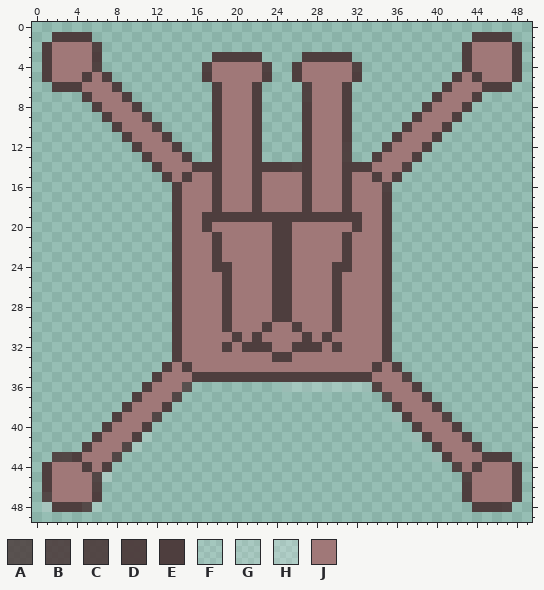
Pixel-art sprite -- TowerDefenseGUI/Resources/flak tower.png. The picture above is the old version.
The file is 50x50 pixels. Pixels under 10% opacity are left out. Colours within 5 levels of each other are drawn and written as one.
Palette (. is transparent): A #4e3e3ed8  B #4e3e3ee6  C #4e3e3eee  D #4e3e3ef8  E #4e3e3e  F #ffffff22  G #ffffff2d  H #ffffff40  J #a07878
Pixels before (only the part around the change), first column x 0:
 0 ..................................................
 1 ..EEEE......................................EEEE..
 2 .EJJJJD....................................EJJJJE.
 3 .EJJJJE...........EEEEE....EEEEE...........EJJJJE.
 4 .EJJJJD..........DJJJJJD..EJJJJJD..........EJJJJE.
 5 .EJJJEJE.........EJJJJJE..EJJJJJE.........EJEJJJE.
 6 ..EEEJJJE.........EJJJE....DJJJE.........EJJJEEE..
 7 .....EJJJE........EJJJE....DJJJE........EJJJE.....
 8 ......EJJJE.......EJJJE....EJJJE.......EJJJE......
 9 .......EJJJD......EJJJE....EJJJE......EJJJE.......
10 ........EJJJD.....EJJJE....EJJJE.....EJJJE........
11 .........EJJJE....EJJJE....EJJJE....EJJJE.........
12 ..........EJJJE...EJJJE....EJJJD...EJJJE..........
13 ...........EJJJE..EJJJE....EJJJD..EJJJE...........
14 ............EJJJEEEJJJEEEEDEJJJEEEJJJD............
15 .............EJEJJEJJJEJJJJEJJJEJJEJE.............
16 ..............EJJJEJJJEJJJJEJJJEJJJD..............
17 ..............EJJJEJJJEJJJJEJJJEJJJE..............
18 ..............EJJJEJJJEJJJJEJJJEJJJE..............
19 ..............EJJEEEEEEEEEEEEEEEEJJE..............
20 ..............EJJEJJJJJJEEJJJJJJEJJE..............
21 ..............EJJJEJJJJJEEJJJJJEJJJE..............
22 ..............EJJJEJJJJJEEJJJJJEJJJE..............
23 ..............EJJJEJJJJJEEJJJJJEJJJE..............
24 ..............EJJJEEJJJJEEJJJJEEJJJE..............
25 ..............EJJJJEJJJJEEJJJJEJJJJE..............
26 ..............EJJJJEJJJJEEJJJJEJJJJE..............
27 ..............EJJJJEJJJJEEJJJJEJJJJE..............
28 ..............EJJJJEJJJJEEJJJJEJJJJE..............
29 ..............EJJJJEJJJJEEJJJJEJJJJE..............
30 ..............EJJJJEJJJEJJEJJJEJJJJE..............
31 ..............EJJJJJEJEJJJJEJEJJJJJE..............
32 ..............EJJJJEJEEEJJEEEJEJJJJE..............
33 ..............EJJJJJJJJJEEJJJJJJJJJE..............
34 .............EJEJJJJJJJJJJJJJJJJJJEJE.............
35 ............EJJJEEEEEEEEEEEEEEEEEEJJJD............
36 ...........EJJJA.........FFFFFFFFFDJJJE...........
37 ..........EJJJC....................CJJJE..........
38 .........EJJJE......................EJJJE.........
39 ........EJJJC.......................FEJJJD........
40 .......EJJJE..........................EJJJE.......
41 ......EJJJEF..........................FEJJJE......
42 .....EJJJCF.............................EJJJE.....
43 ..CCEJJJC...............................FEJJJEEE..
44 .EJJJEJE..................................DJEJJJE.
45 .EJJJJCG...................................DJJJJE.
46 .EJJJJD....................................EJJJJE.
47 .CJJJJE....................................EJJJJE.
48 .HEEEBF.....................................EEED..
49 ..................................................
After the commit:
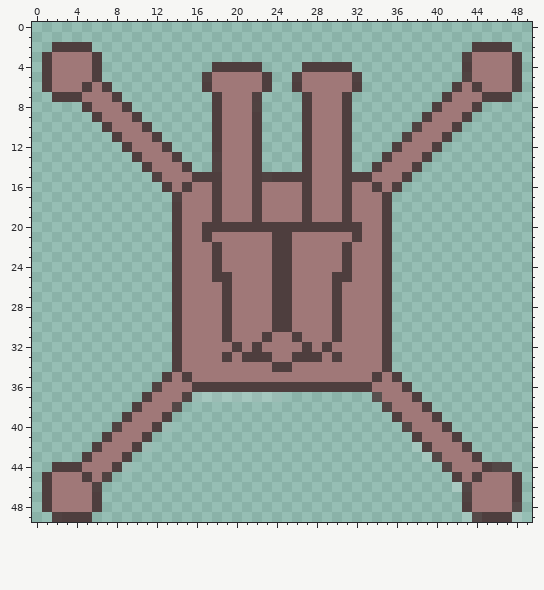
The commit says: Added flashes for some towers
The edit:
y 1: x 2..5 EEEE -> ....; x 44..47 EEEE -> ....
y 2: x 1..6 EJJJJD -> .EEEE.; x 43..48 EJJJJE -> .EEEE.
y 3: x 18..22 EEEEE -> .....; x 27..31 EEEEE -> .....; x 43 E -> D
y 4: x 6 D -> E; x 17..23 DJJJJJD -> .EEEEE.; x 26..32 EJJJJJD -> .EEEEE.
y 5: x 5..7 EJE -> JE.; x 17 E -> D; x 26 E -> D; x 32 E -> D; x 42..44 EJE -> .DJ
y 6: x 1..5 .EEEJ -> EJJJE; x 7..8 JE -> E.; x 17..18 .E -> EJ; x 22..23 E. -> JE; x 26..27 .D -> EJ; x 31..32 E. -> JE; x 41..42 EJ -> .E; x 44..48 JEEE. -> EJJJE
y 7: x 2..5 ...E -> EEEJ; x 8..9 JE -> E.; x 22 E -> D; x 27 D -> E; x 40..41 EJ -> .E; x 44..47 E... -> JEEE
y 8: x 5..6 .E -> EJ; x 9..10 JE -> E.; x 22 E -> D; x 39..40 EJ -> .E; x 43..44 E. -> JE
y 9: x 6..7 .E -> EJ; x 10..11 JD -> E.; x 38..39 EJ -> .E; x 42..43 E. -> JE
y 10: x 7..8 .E -> EJ; x 11..12 JD -> E.; x 37..38 EJ -> .D; x 41..42 E. -> JE
y 11: x 8..9 .E -> EJ; x 12..13 JE -> E.; x 36..37 EJ -> .D; x 40..41 E. -> JE
y 12: x 9..10 .E -> EJ; x 13..14 JE -> E.; x 31 D -> E; x 35..36 EJ -> .E; x 39..40 E. -> JE
y 13: x 10..11 .E -> EJ; x 14..15 JE -> E.; x 18 E -> D; x 31 D -> E; x 34..35 EJ -> .E; x 38..39 E. -> JE
y 14: x 11..12 .E -> EJ; x 15..18 JEEE -> E..D; x 23..26 EEED -> ....; x 32..34 EEJ -> ..E; x 37..38 D. -> JE
y 15: x 12..13 .E -> DJ; x 15..17 EJJ -> JEE; x 23..26 JJJJ -> DEEE; x 32..34 JJE -> EEJ; x 36..37 E. -> JE
y 16: x 13..15 .EJ -> EJE; x 34..36 JD. -> EJE
y 17: x 14 E -> D
y 19: x 17 E -> J; x 19..21 EEE -> JJJ; x 23..26 EEEE -> JJJJ; x 28..30 EEE -> JJJ; x 32 E -> J
y 20: x 18..23 JJJJJJ -> EEEEEE; x 26..31 JJJJJJ -> EEEEEE
y 21: x 17..18 JE -> EJ; x 31..32 EJ -> JE
y 24: x 19 E -> J; x 30 E -> J
y 25: x 18 J -> E; x 31 J -> E
y 30: x 23..26 EJJE -> JEEJ
y 31: x 19..20 JE -> EJ; x 22..23 EJ -> JE; x 26..27 JE -> EJ; x 29..30 EJ -> JE
y 32: x 19..21 EJE -> JEJ; x 23 E -> J; x 26 E -> J; x 28..30 EJE -> JEJ
y 33: x 19 J -> E; x 21..28 JJJEEJJJ -> EEEJJEEE; x 30 J -> E
y 34: x 13..15 EJE -> .EJ; x 24..25 JJ -> EE; x 34..36 EJE -> JE.
y 35: x 12..13 EJ -> .E; x 15..34 JEEEEEEEEEEEEEEEEEEJ -> EJJJJJJJJJJJJJJJJJJE; x 36..37 JD -> E.
y 36: x 11..12 EJ -> .D; x 15..34 A.........FFFFFFFFFD -> JEEEEEEEEEEEEEEEEEEJ; x 37..38 JE -> E.
y 37: x 10..11 EJ -> .E; x 14..24 C.......... -> JDFFFFFFFFF; x 34..35 .C -> AJ; x 38..39 JE -> E.
y 38: x 9..10 EJ -> .E; x 13..14 E. -> JC; x 35..36 .E -> CJ; x 39..40 JE -> E.
y 39: x 8..9 EJ -> .E; x 12..13 C. -> JE; x 36..37 FE -> EJ; x 40..41 JD -> E.
y 40: x 7..8 EJ -> .D; x 11..13 E.. -> JEF; x 37..38 .E -> CJ; x 41..42 JE -> E.
y 41: x 6..7 EJ -> .E; x 10..11 EF -> JE; x 38..39 FE -> EJ; x 42..43 JE -> E.
y 42: x 5..6 EJ -> .E; x 9..11 CF. -> JEF; x 38..40 ..E -> FEJ; x 43..44 JE -> E.
y 43: x 2..5 CCEJ -> ...E; x 8..9 C. -> JE; x 39..41 .FE -> FCJ; x 44..47 JEEE -> E...
y 44: x 1..5 EJJJE -> .EEEJ; x 7..9 E.. -> JEF; x 41..42 .D -> CJ; x 44..48 EJJJE -> JECC.
y 45: x 5..7 JCG -> EJD; x 42..44 .DJ -> EJE
y 46: x 42..43 .E -> GC
y 47: x 1 C -> E; x 43 E -> D
y 48: x 1..6 HEEEBF -> EJJJJE; x 43..48 .EEED. -> EJJJJC
y 49: x 2..5 .... -> DEEE; x 43..48 ...... -> FBEEEH
Changed places in both pictures, as pixel boxes (x1, y1, x2, y2):
changed: (42, 32, 522, 282)
changed: (42, 322, 522, 522)
